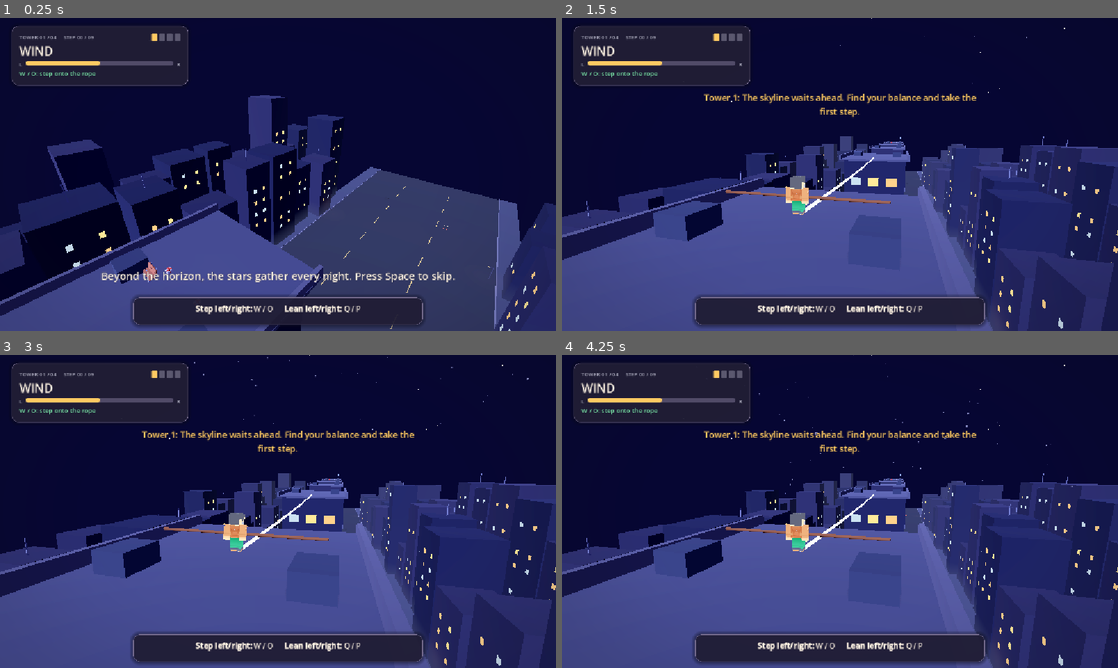
Above: before the commit, frames 1-4 (two rows, left to right).
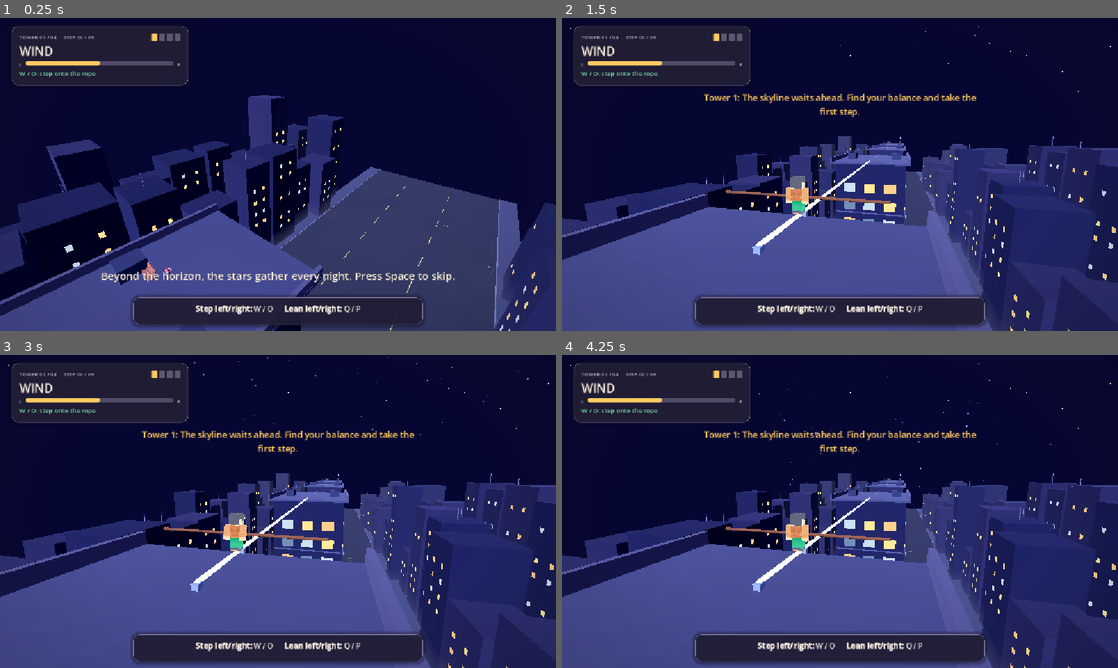
Above: after the commit, the same moments.

Repository: Ady-computerscience/tightrope_walker_alpha
Game: Godot game, scene res://scenes/main.tscn
Same seed, same stepped clock (60 frames per second), same inputs: the game is played once before the commit and once after it.
Inputs:
- Up to frame 1 (0.25 s): no input
- Up to frame 2 (1.5 s): tap Space (release) at 0.5, 0.6 s; hold P (lean_right) 0.53-1.28 s; hold Q (lean_left) from 1.28 s (still down); tap E at 1.35 s
- Up to frame 3 (3 s): tap R (restart_run) at 2, 2.75 s; release Q (lean_left) at 2.03 s; hold P (lean_right) from 2.03 s (still down); tap Space (release) at 2.1 s; tap E at 2.85 s
- Up to frame 4 (4.25 s): release P (lean_right) at 3.53 s; hold Q (lean_left) from 3.53 s (still down); tap Space (release) at 3.6 s

The runs differ from the first frame. In frame 1, 0.3% of the frame differs, in the area x 3-97%, y 24-100%; in frame 2, 8.7%; in frame 3, 8.7%, in the area x 0-100%, y 0-100%; in frame 4, 8.7%.

Commit message:
Fix tightrope entry at tower edges
Add roof and edge anchors, move the first step beyond the ledge, and
ease rope sag only after the stuntman crosses the edge anchor.

Add scene checks for anchor placement and roof clearance.

Diff:
--- a/scripts/game.gd
+++ b/scripts/game.gd
@@ -189,7 +189,8 @@
 	step_to = Rules.step_z(rules.tower, rules.step)
 	if result == "won":
 		step_to = Rules.step_z(Rules.TOWER_COUNT, Rules.STEPS_PER_TOWER)
-	step_duration = 0.6 if absf(step_to - step_from) > 8.0 else 0.4
+	var step_distance := absf(step_to - step_from)
+	step_duration = 1.2 if step_distance > 15.0 else (0.6 if step_distance > 8.0 else 0.4)
 	step_elapsed = 0.0
 	step_result = result
 	_play_walker_animation("walk")
@@ -311,7 +312,7 @@
 		var s: float = rope["progress"]
 		var sag := STATIC_SAG * 4.0 * s * (1.0 - s)
 		var load_sag := LOAD_SAG * 4.0 * s * (1.0 - s) * (1.0 - 0.55 * rules.tension)
-		feet.y -= sag + load_sag
+		feet.y -= (sag + load_sag) * _rope_sag_factor(rope, int(rope["tower"]))
 		feet.x = rules.tilt * 0.35
 		if rules.stage_kind() == "Sway":
 			feet.x += rules.sway * 1.6 * sin(PI * s)
@@ -423,9 +424,9 @@
 		if not active:
 			continue
 		var segments: Array = ropes[index]
-		var previous := _rope_point(index + 1, 0.0, current)
-		for part in range(ROPE_SEGMENTS):
-			var s := float(part + 1) / ROPE_SEGMENTS
+		var previous := _roof_anchor_point(index + 1)
+		for part in range(ROPE_SEGMENTS + 1):
+			var s := float(part) / ROPE_SEGMENTS
 			var next := _rope_point(index + 1, s, current)
 			var segment: MeshInstance3D = segments[part]
 			var direction := next - previous
@@ -439,17 +440,30 @@
 			previous = next
 
 
+func _roof_anchor_point(tower_number: int) -> Vector3:
+	return Vector3(0.0, ROPE_Y, Rules.tower_z(tower_number) - Rules.ROPE_ROOF_ANCHOR_OFFSET)
+
+
 func _rope_point(tower_number: int, s: float, current: Dictionary) -> Vector3:
-	var y := ROPE_Y - STATIC_SAG * 4.0 * s * (1.0 - s)
+	var z := Rules.tower_z(tower_number) - Rules.ROPE_START_OFFSET - s * Rules.ROPE_LENGTH
+	var sag_factor := _rope_sag_factor(current, tower_number)
+	var y := ROPE_Y - STATIC_SAG * 4.0 * s * (1.0 - s) * sag_factor
 	var x := 0.0
 	if tower_number == rules.tower and rules.stage_kind() == "Sway":
 		x += rules.sway * 1.6 * sin(PI * s)
 	if not current.is_empty() and tower_number == current["tower"]:
 		var load: float = current["progress"]
 		var triangle := s / load if s <= load and load > 0.0 else ((1.0 - s) / (1.0 - load) if s > load and load < 1.0 else 0.0)
-		y -= LOAD_SAG * 4.0 * load * (1.0 - load) * triangle * (1.0 - 0.55 * rules.tension)
+		y -= LOAD_SAG * 4.0 * load * (1.0 - load) * triangle * (1.0 - 0.55 * rules.tension) * sag_factor
 		x += rules.tilt * 0.35 * triangle
-	return Vector3(x, y, Rules.tower_z(tower_number) - Rules.ROPE_START_OFFSET - s * Rules.ROPE_LENGTH)
+	return Vector3(x, y, z)
+
+
+func _rope_sag_factor(current: Dictionary, tower_number: int) -> float:
+	if current.is_empty() or int(current["tower"]) != tower_number:
+		return 0.0
+	var progress: float = current["progress"]
+	return smoothstep(0.0, 0.08, progress) * smoothstep(0.0, 0.08, 1.0 - progress)
 
 
 func _update_camera(dt: float) -> void:
@@ -590,7 +604,13 @@
 	_build_traffic()
 	for number in range(1, Rules.TOWER_COUNT + 1):
 		var pieces: Array = []
-		for segment_number in ROPE_SEGMENTS:
+		var roof_anchor := _roof_anchor_point(number)
+		var edge_anchor := _rope_point(number, 0.0, {})
+		var roof_mount := _city_box(self, roof_anchor - Vector3(0.0, 0.2, 0.0), Vector3(0.45, 0.4, 0.45), Color("a5bfd5"))
+		roof_mount.name = "Roof Rope Anchor %d" % number
+		var edge_mount := _city_box(self, edge_anchor - Vector3(0.0, 0.2, 0.0), Vector3(0.45, 0.4, 0.45), Color("a5bfd5"))
+		edge_mount.name = "Edge Rope Anchor %d" % number
+		for segment_number in range(ROPE_SEGMENTS + 1):
 			var segment := MeshInstance3D.new()
 			var mesh := CylinderMesh.new()
 			mesh.top_radius = 0.16
--- a/scripts/tightrope_rules.gd
+++ b/scripts/tightrope_rules.gd
@@ -5,9 +5,11 @@
 const TOWER_COUNT := 4
 const STEPS_PER_TOWER := 9
 const TOWER_SPACING := 62.0
-const ROOFTOP_START_OFFSET := 6.5
-const ROPE_START_OFFSET := 7.0
-const ROPE_LENGTH := 48.0
+const ROOFTOP_START_OFFSET := 15.0
+const ROOF_FRONT_EDGE_OFFSET := 16.0
+const ROPE_ROOF_ANCHOR_OFFSET := 10.0
+const ROPE_START_OFFSET := ROOF_FRONT_EDGE_OFFSET
+const ROPE_LENGTH := 39.0
 const STEP_COOLDOWN := 0.45
 const INSTABILITY := 1.2
 const LEAN_POWER := 2.4
@@ -98,7 +100,9 @@
 		return z - ROOFTOP_START_OFFSET
 	if step_number >= STEPS_PER_TOWER:
 		return tower_z(tower_number + 1) - ROOFTOP_START_OFFSET
-	return z - 8.0 - (step_number - 1) * (46.0 / (STEPS_PER_TOWER - 2))
+	var first_rope_step := ROOF_FRONT_EDGE_OFFSET + 1.0
+	var last_rope_step := ROPE_START_OFFSET + ROPE_LENGTH - 1.0
+	return z - first_rope_step - (step_number - 1) * ((last_rope_step - first_rope_step) / (STEPS_PER_TOWER - 2))
 
 
 static func rope_at(z: float) -> Dictionary:
@@ -106,7 +110,7 @@
 	if index < 1 or index > TOWER_COUNT:
 		return {}
 	var progress := (tower_z(index) - ROPE_START_OFFSET - z) / ROPE_LENGTH
-	if progress < 0.0 or progress > 1.0:
+	if progress < 0.0 or progress > 1.0 or z >= tower_z(index) - ROOF_FRONT_EDGE_OFFSET:
 		return {}
 	return {"tower": index, "progress": progress}
 
--- a/tests/test_scene.gd
+++ b/tests/test_scene.gd
@@ -388,6 +388,41 @@
 		var facade_top := facade_body.position.y + facade_mesh.size.y * 0.5
 		var roof_top := roof.position.y + roof_mesh.size.y * 0.5
 		var roof_bottom := roof.position.y - roof_mesh.size.y * 0.5
+		var tower_number := tower.get_index() + 1
+		if tower_number <= Rules.TOWER_COUNT:
+			var front_edge := roof.global_position.z - roof_mesh.size.z * 0.5
+			var start_z := Rules.step_z(tower_number, 0)
+			var first_step_z := Rules.step_z(tower_number, 1)
+			if start_z <= front_edge or start_z > front_edge + 2.0 or first_step_z >= front_edge:
+				printerr("FAIL: tower %d does not start just inside the roof edge and step off it" % tower_number)
+				quit(1)
+				return true
+			var back_edge := roof.global_position.z + roof_mesh.size.z * 0.5
+			var roof_anchor: Vector3 = game.call("_roof_anchor_point", tower_number)
+			var edge_loaded_rope := Rules.rope_at(first_step_z)
+			var edge_anchor: Vector3 = game.call("_rope_point", tower_number, 0.0, edge_loaded_rope)
+			var roof_mount := game.get_node_or_null("Roof Rope Anchor %d" % tower_number) as MeshInstance3D
+			var edge_mount := game.get_node_or_null("Edge Rope Anchor %d" % tower_number) as MeshInstance3D
+			var rope_segments: Array = game.get("ropes")[tower_number - 1]
+			if not is_equal_approx(roof_anchor.z, lerpf(back_edge, front_edge, 0.75)) or not is_equal_approx(edge_anchor.z, front_edge) or not is_equal_approx(roof_anchor.y, edge_anchor.y) or roof_mount == null or edge_mount == null or not is_equal_approx(roof_mount.position.z, roof_anchor.z) or not is_equal_approx(edge_mount.position.z, edge_anchor.z) or rope_segments.size() != 27:
+				printerr("FAIL: roof and edge rope anchors are not connected on tower %d" % tower_number)
+				quit(1)
+				return true
+			var parked_rope := Rules.rope_at(start_z)
+			var walking_rope := Rules.rope_at(Rules.step_z(tower_number, 4))
+			var parked_midpoint: Vector3 = game.call("_rope_point", tower_number, 0.5, parked_rope)
+			var loaded_midpoint: Vector3 = game.call("_rope_point", tower_number, 0.5, walking_rope)
+			if not parked_rope.is_empty() or not is_equal_approx(parked_midpoint.y, roof_anchor.y) or loaded_midpoint.y >= parked_midpoint.y:
+				printerr("FAIL: rope load sag began before the walker passed the edge anchor on tower %d" % tower_number)
+				quit(1)
+				return true
+			var near_edge_z := front_edge - 1.0
+			var near_edge_progress := (Rules.tower_z(tower_number) - Rules.ROPE_START_OFFSET - near_edge_z) / Rules.ROPE_LENGTH
+			var near_edge_point: Vector3 = game.call("_rope_point", tower_number, near_edge_progress, edge_loaded_rope)
+			if near_edge_point.y - 0.16 <= roof.global_position.y + roof_mesh.size.y * 0.5:
+				printerr("FAIL: loaded rope clips the roof edge on tower %d" % tower_number)
+				quit(1)
+				return true
 		if facade_top >= roof_top - 0.1 or facade_top <= roof_bottom + 0.1:
 			printerr("FAIL: skyscraper facade top overlaps the visible roof top or leaves a gap")
 			quit(1)
@@ -479,7 +514,7 @@
 		printerr("FAIL: restarted control hint did not expire after its first step")
 		quit(1)
 		return true
-	game.call("_update_step", 1.0)
+	game.call("_update_step", 1.3)
 	if run.checkpoint_tower != 2 or run.on_rope:
 		printerr("FAIL: landing did not save tower two checkpoint")
 		quit(1)
